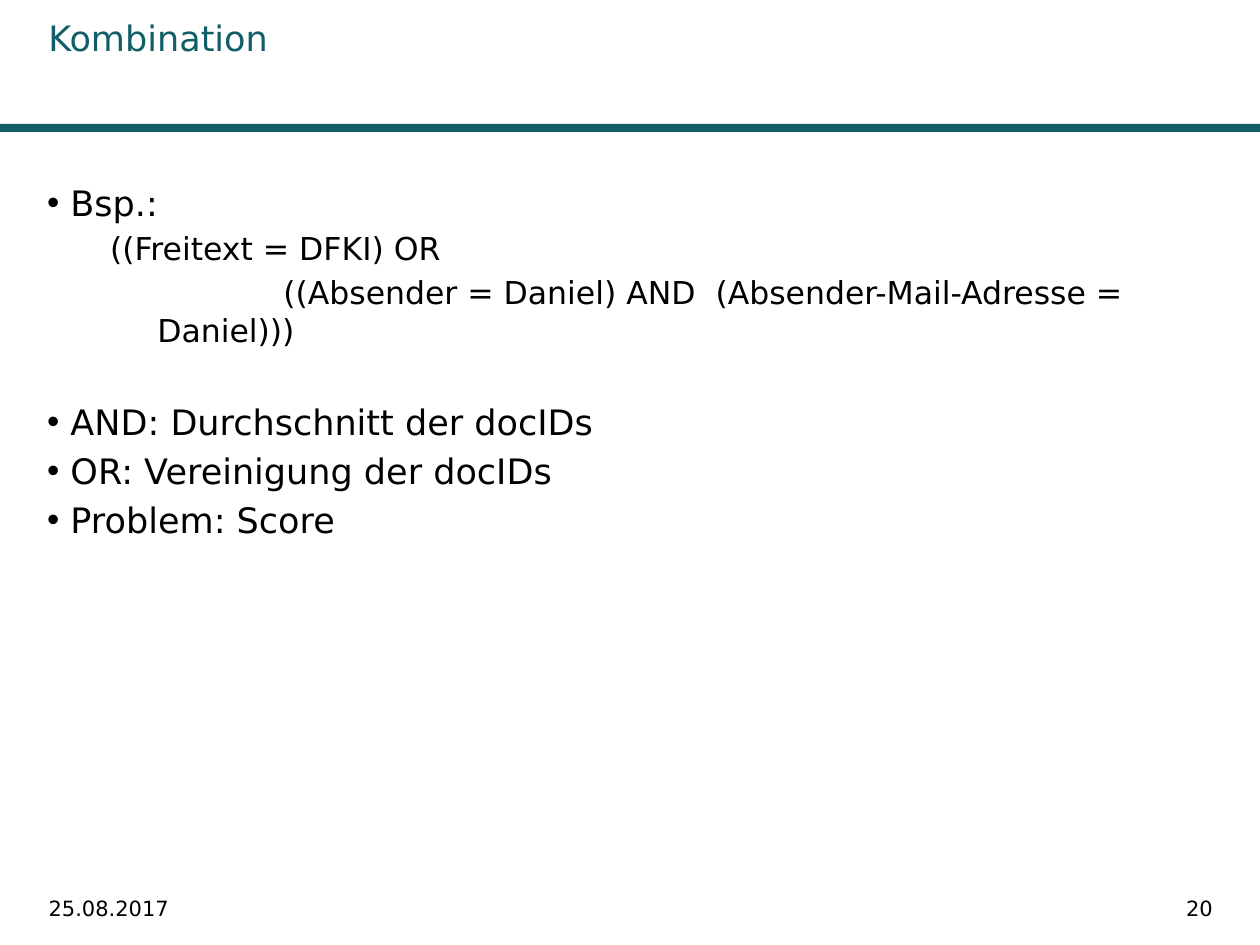
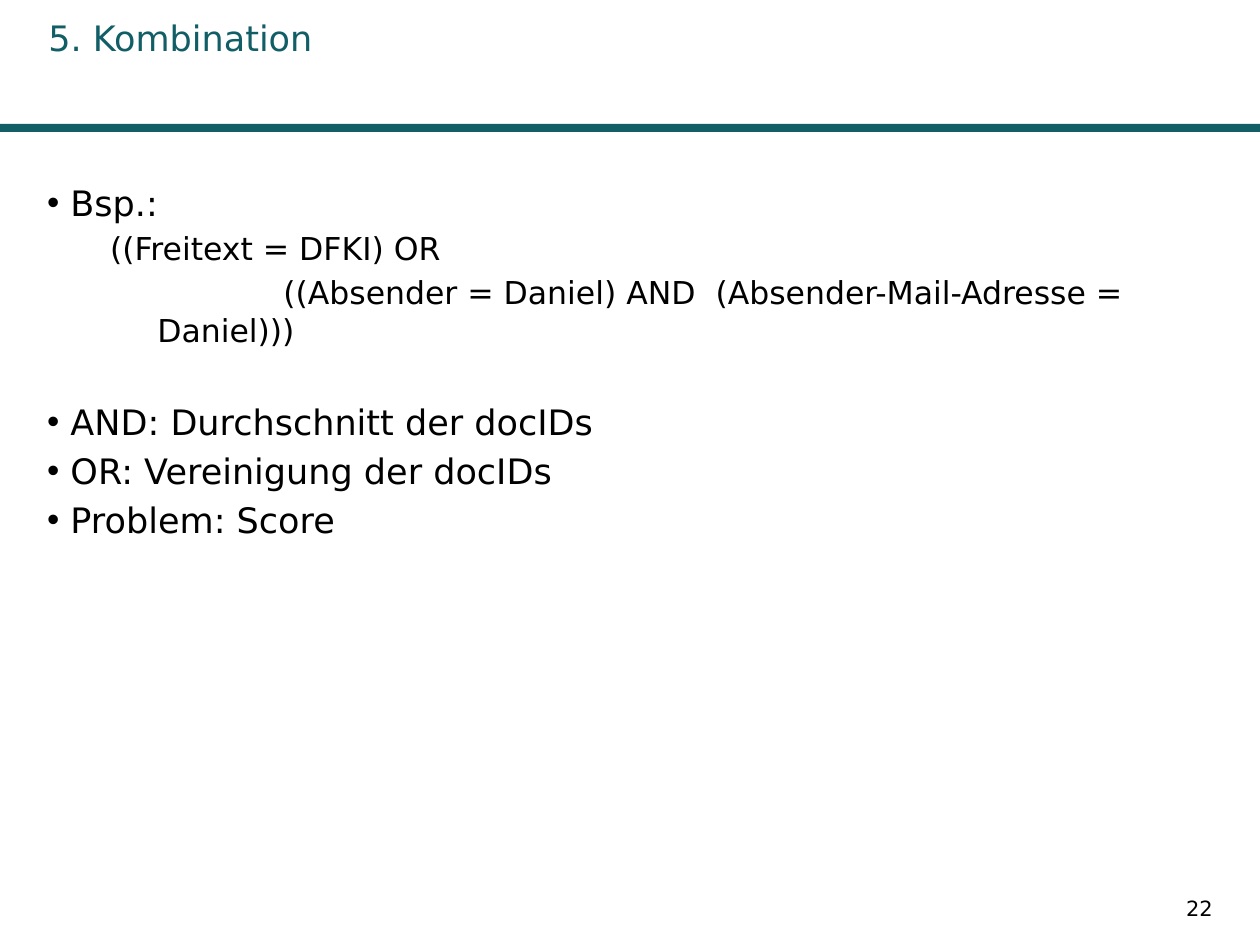
Before and after one commit to AnnikaK/SuchTool, a slide deck: slide 22 of Praesentation/Praesi.pptx (slide 20 before the commit). Drawn at 1260x945 pixels with LibreOffice and Linux fonts; fonts in the diff are those of the drawing; background and template pictures are left out. Boxes give left, top, right and bottom in pixels: in the first picture for what was removed or moved away, otherwise in the second. Text is boxed around its words. In the diff, an @@ line names an element or a change of style, - is before the commit and + after.

```diff
--- a/Praesentation/Praesi.pptx
+++ b/Praesentation/Praesi.pptx
@@ title at (48,24,313,52): text changed @@
-Kombination
+5. Kombination
@@ text removed at (49,900,169,917) @@
-25.08.2017
@@ page number at (1186,900,1213,916): text changed @@
-20
+22
```
Also in this commit, not shown: 46 other slides changed, 2 slides added, 6 other files.
